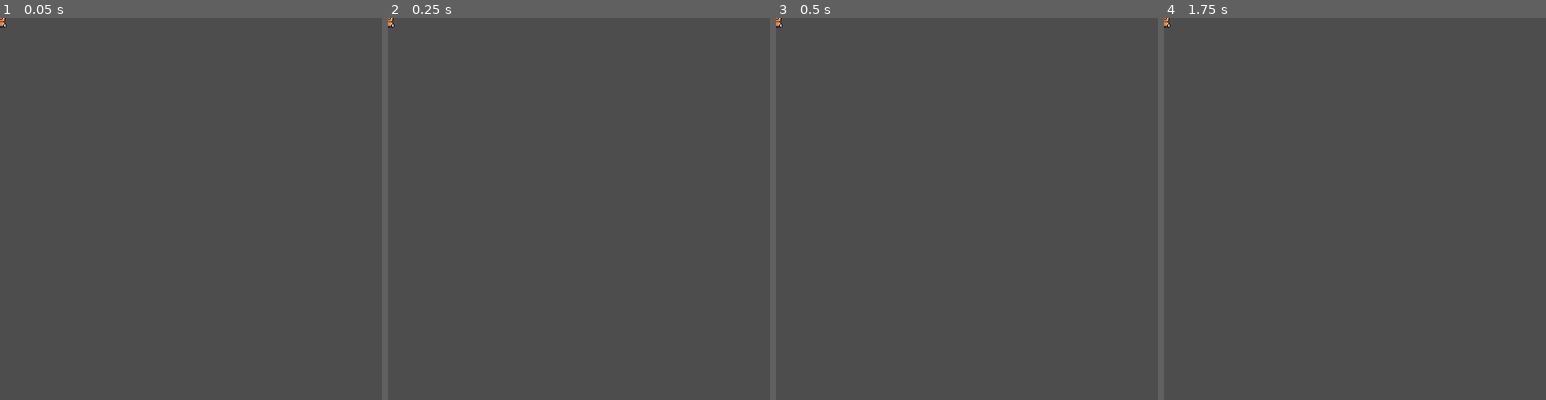
Above: before the commit, frames 1-4 (left to right).
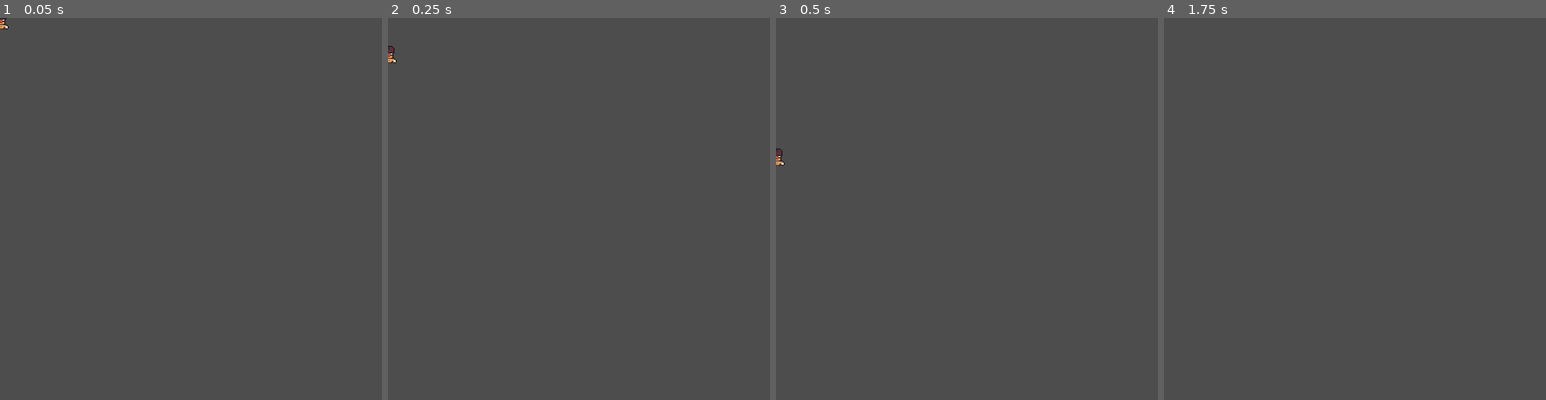
Above: after the commit, the same moments.

Repository: toadkarter/Youre-Mine
Game: Godot game, scene res://Scenes/Player/player.tscn
Same seed, same stepped clock (60 frames per second), same inputs: the game is played once before the commit and once after it. This scene is started directly instead of the project's main scene.
Inputs:
- Up to frame 1 (0.05 s): no input
- Up to frame 2 (0.25 s): no input
- Up to frame 3 (0.5 s): no input
- Up to frame 4 (1.75 s): hold Right (right) from 0.53 s (still down); tap Space (jump) at 0.77, 1.52 s; tap Enter at 1.25 s

The runs differ from the first frame. In frame 1, less than 0.1% of the frame differs, in the area x 0-3%, y 0-3%; in frame 2, 0.1%, in the area x 0-3%, y 0-12%; in frame 3, 0.1%; in frame 4, less than 0.1%.

Commit message:
Adds collision to player

Diff:
--- a/Scenes/Player/player.tscn
+++ b/Scenes/Player/player.tscn
@@ -1,6 +1,9 @@
-[gd_scene load_steps=3 format=3 uid="uid://cs1p0fe5g3h5v"]
+[gd_scene load_steps=7 format=3 uid="uid://cs1p0fe5g3h5v"]
 
+[ext_resource type="Script" path="res://Scenes/Player/player.gd" id="1_5kaef"]
 [ext_resource type="Texture2D" uid="uid://b3yr1cxbajp1y" path="res://Art/Tilesets/CharacterSplit/Run/run_01.png" id="1_fy6te"]
+[ext_resource type="Texture2D" uid="uid://cuuq66rd5y3un" path="res://Art/Tilesets/CharacterSplit/Run/run_03.png" id="3_74u1h"]
+[ext_resource type="Texture2D" uid="uid://b3i2au4myhvdb" path="res://Art/Tilesets/CharacterSplit/Run/run_04.png" id="4_qcsr5"]
 
 [sub_resource type="SpriteFrames" id="SpriteFrames_cv00b"]
 animations = [{
@@ -11,10 +14,32 @@
 "loop": false,
 "name": &"default",
 "speed": 5.0
+}, {
+"frames": [{
+"duration": 1.0,
+"texture": ExtResource("3_74u1h")
+}, {
+"duration": 1.0,
+"texture": ExtResource("4_qcsr5")
+}],
+"loop": true,
+"name": &"run",
+"speed": 7.0
 }]
 
+[sub_resource type="CapsuleShape2D" id="CapsuleShape2D_ae5cj"]
+radius = 6.0
+height = 18.0
+
 [node name="Player" type="CharacterBody2D"]
+collision_mask = 2
+script = ExtResource("1_5kaef")
 
 [node name="AnimatedSprite2D" type="AnimatedSprite2D" parent="."]
 sprite_frames = SubResource("SpriteFrames_cv00b")
-frame_progress = 1.0
+animation = &"run"
+frame_progress = 0.737708
+
+[node name="CollisionShape2D" type="CollisionShape2D" parent="."]
+position = Vector2(0, 1)
+shape = SubResource("CapsuleShape2D_ae5cj")
